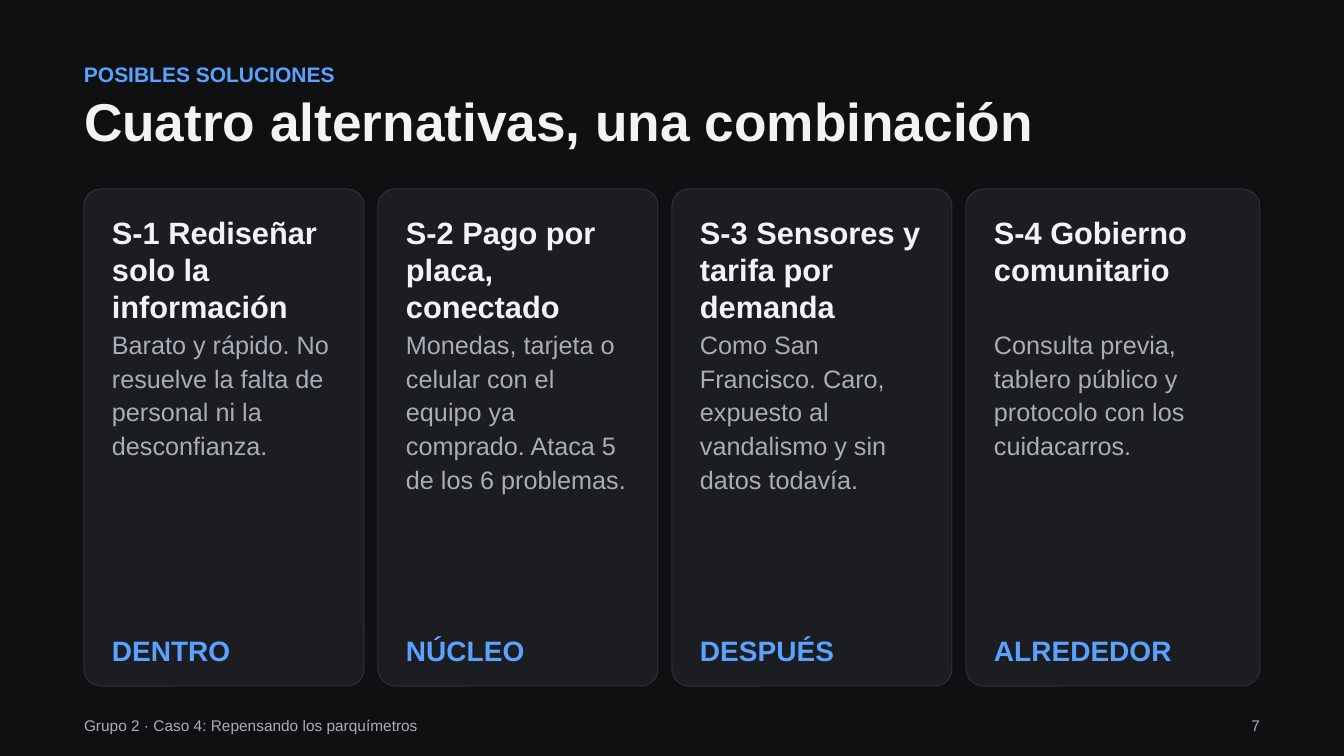
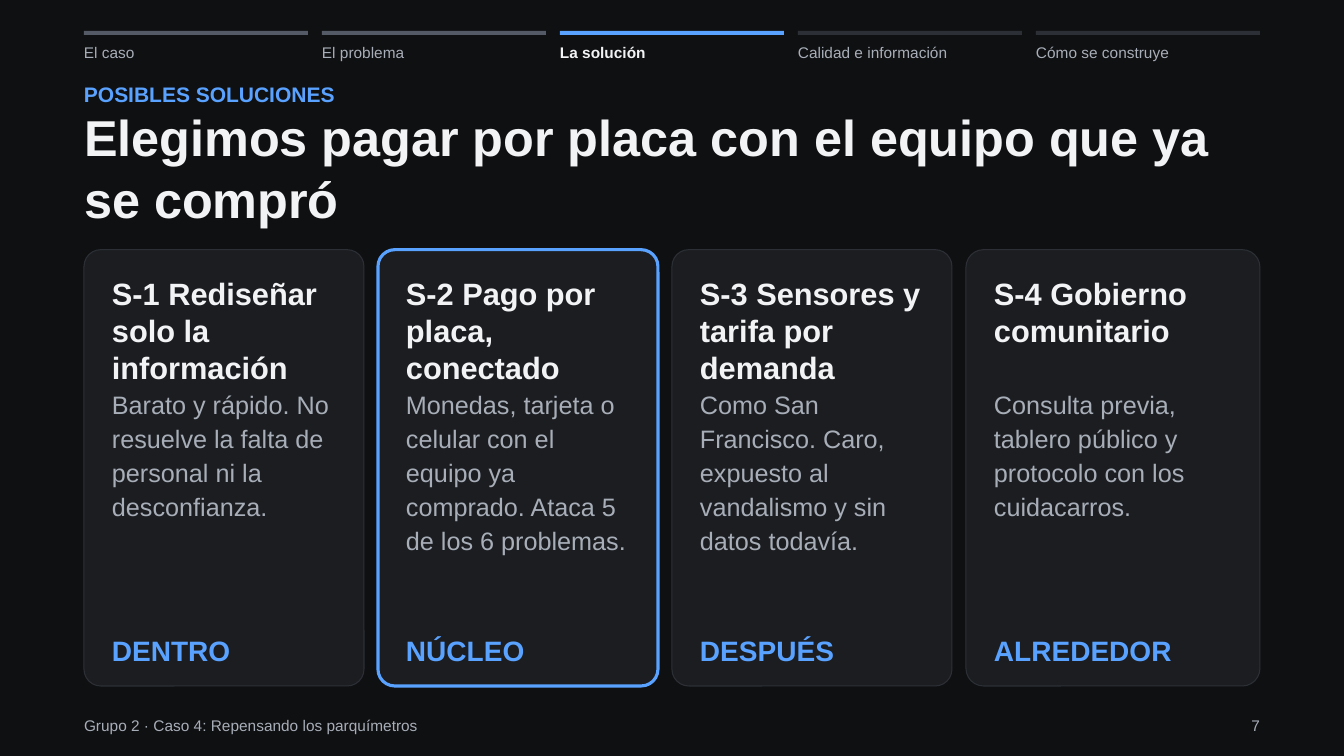
Before and after one commit to Santiago78op/MCP-AYD, a slide deck: slide 7 of boveda/08-Tareas/Grupo2_CasoParquimetros_Presentacion.pptx. Drawn at 1344x756 pixels with LibreOffice and Linux fonts; fonts in the diff are those of the drawing. Boxes give left, top, right and bottom in pixels: in the first picture for what was removed or moved away, otherwise in the second. Text is boxed around its words. In the diff, an @@ line names an element or a change of style, - is before the commit and + after.

```diff
--- a/boveda/08-Tareas/Grupo2_CasoParquimetros_Presentacion.pptx
+++ b/boveda/08-Tareas/Grupo2_CasoParquimetros_Presentacion.pptx
@@ rectangle added at box(84, 31, 308, 35), fill #555B66 @@
@@ text added at box(84, 47, 135, 58), 11 pt, text #A8AEB8 @@
+El caso
@@ rectangle added at box(322, 31, 545, 35), fill #555B66 @@
@@ text added at box(322, 47, 404, 61), 11 pt, text #A8AEB8 @@
+El problema
@@ text added at box(560, 46, 645, 58), 11 pt, text #F2F3F5, bold @@
+La solución
@@ rectangle added at box(561, 31, 784, 35), fill #5AA2FF @@
@@ text added at box(798, 46, 947, 58), 11 pt, text #A8AEB8 @@
+Calidad e información
@@ rectangle added at box(799, 31, 1022, 35), fill #2C3036 @@
@@ rectangle added at box(1036, 31, 1260, 35), fill #2C3036 @@
@@ text added at box(1036, 46, 1169, 61), 11 pt, text #A8AEB8 @@
+Cómo se construye
@@ text "POSIBLES SOLUCIONES": place and size @@
-text "POSIBLES SOLUCIONES" at box(84, 67, 335, 83)
+text "POSIBLES SOLUCIONES" at box(84, 87, 335, 103)
@@ text removed at box(84, 102, 1033, 150) @@
-Cuatro alternativas, una combinación
@@ text added at box(84, 119, 1208, 228), 36 pt, text #F2F3F5, bold @@
+Elegimos pagar por placa con el equipo que ya se compró
@@ rounded rectangle: place and size @@
-rounded rectangle at box(84, 190, 364, 687)
+rounded rectangle at box(84, 250, 364, 687)
@@ rounded rectangle: place and size @@
-rounded rectangle at box(378, 190, 658, 687)
+rounded rectangle at box(378, 250, 658, 687)
@@ rounded rectangle at box(378, 250, 658, 687): outline #2C3036 0.75 pt to #5AA2FF 2.25 pt @@
@@ rounded rectangle: place and size @@
-rounded rectangle at box(673, 190, 953, 687)
+rounded rectangle at box(673, 250, 953, 687)
@@ rounded rectangle: place and size @@
-rounded rectangle at box(966, 190, 1260, 687)
+rounded rectangle at box(966, 250, 1260, 687)
@@ 8 texts: place and size @@
-8 texts at box(112, 221, 1187, 494)
+8 texts at box(112, 282, 1187, 555)
```
Also in this commit, not shown: 13 other slides changed, 22 other files.
